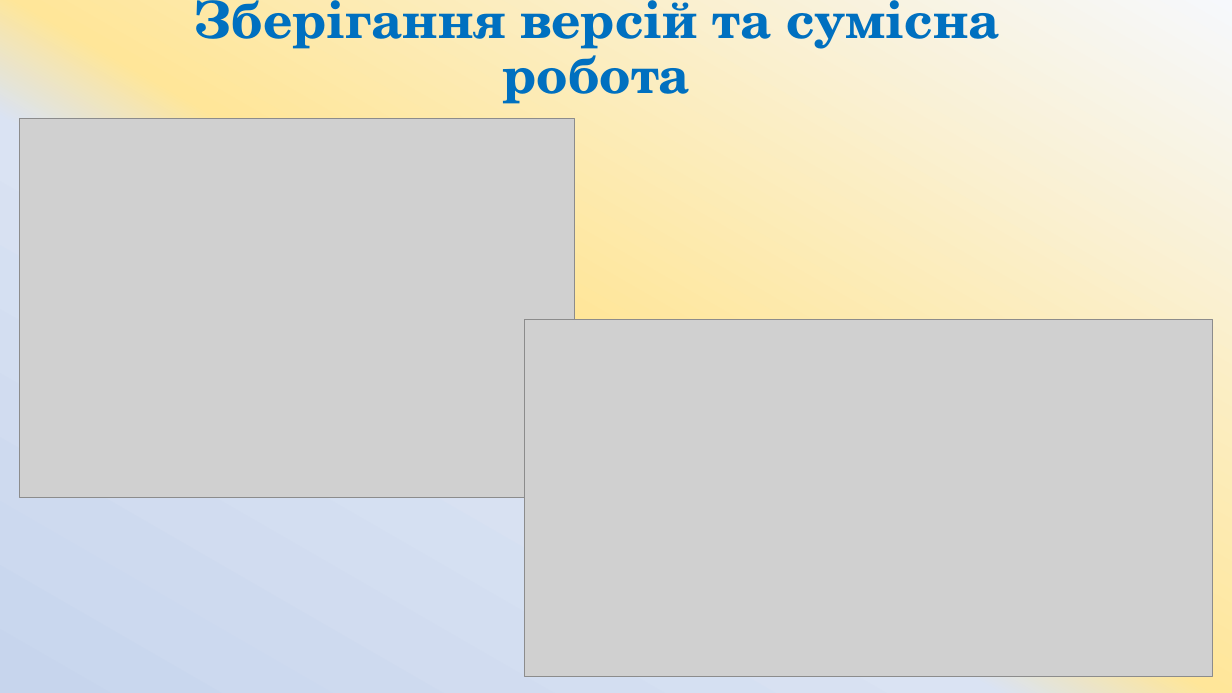
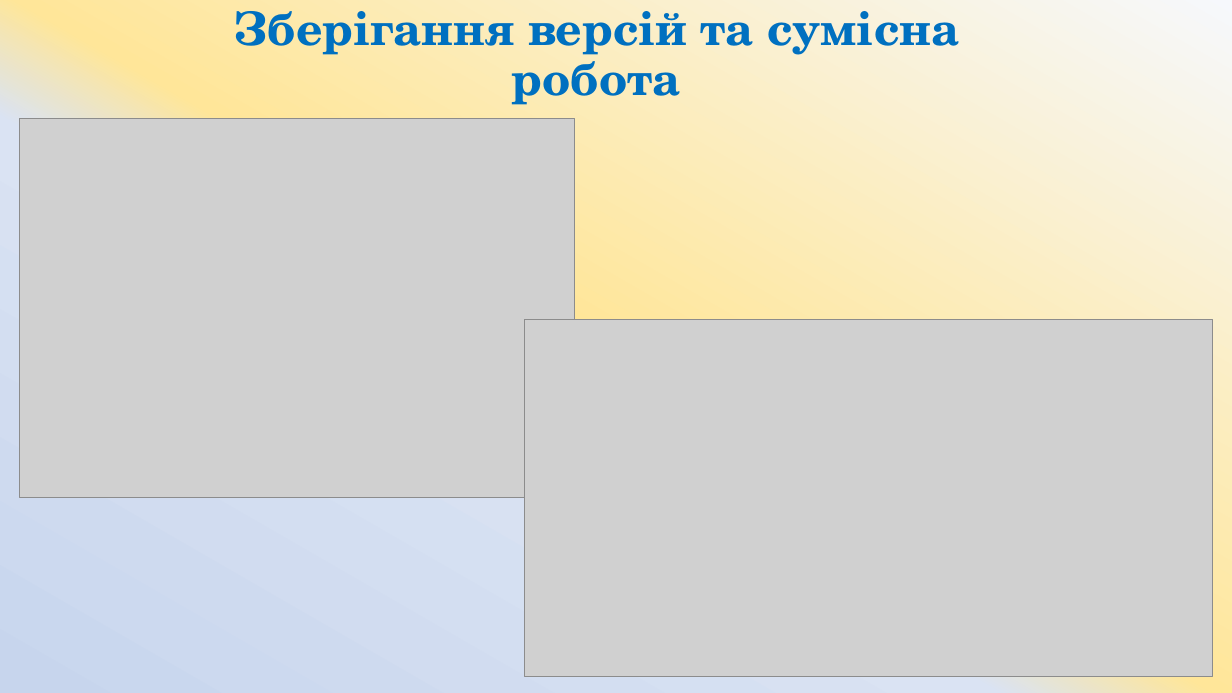
Before and after one commit to ArtemKlym/git_presentation, a slide deck: slide 4 of Git_1 part.pptx. Drawn at 1232x693 pixels with LibreOffice and Linux fonts; fonts in the diff are those of the drawing; grey boxes stand for pictures. Boxes give left, top, right and bottom in pixels: in the first picture for what was removed or moved away, otherwise in the second. Text is boxed around its words. In the diff, an @@ line names an element or a change of style, - is before the commit and + after.

```diff
--- a/Git_1 part.pptx
+++ b/Git_1 part.pptx
@@ title "Зберігання версій та сумісна робота" at <box>233,11,960,105</box>: size 40 to 36 pt @@
```
Also in this commit, not shown: 1 other slide changed, 2 slides added.
